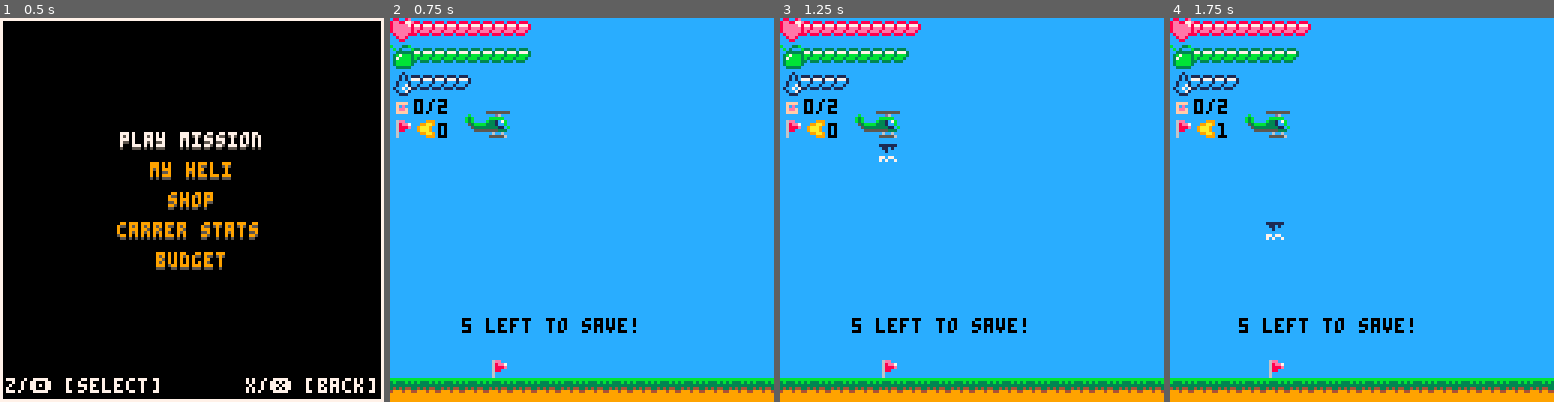
Above: before the commit, frames 1-4 (left to right).
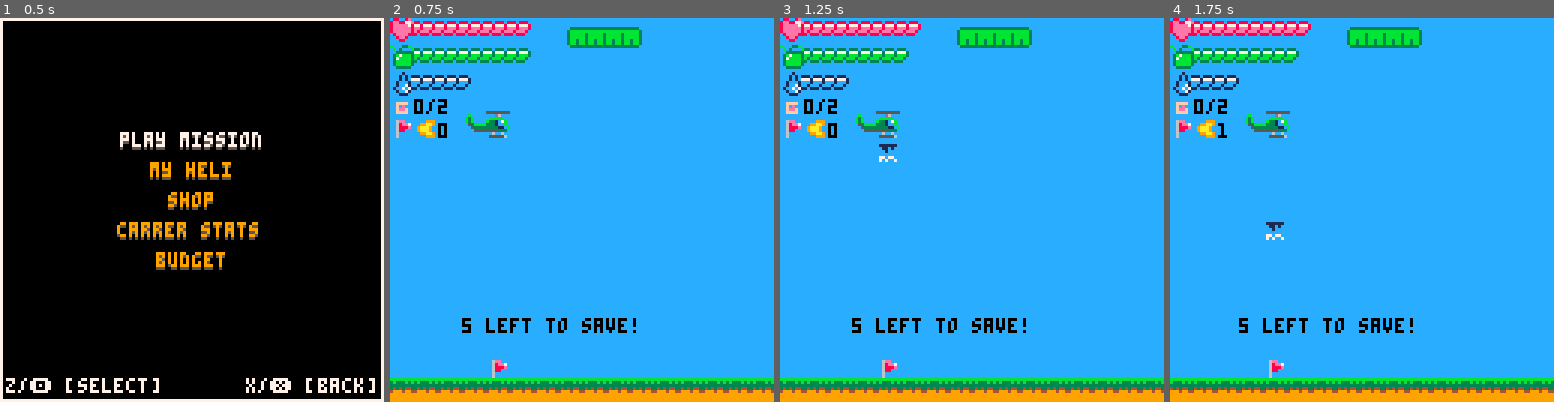
Above: after the commit, the same moments.

Repository: NinetiesPaul/PicoRescue
Game: PICO-8 cartridge picorescue.p8
Two runs of this game, one before a commit and one after it. Both use one fixed random seed, a clock stepped at 60 frames per second and the inputs below.
Inputs:
- Up to frame 1 (0.5 s): tap X (X key) at 0.33 s
- Up to frame 2 (0.75 s): tap O (Z key) at 0.7 s
- Up to frame 3 (1.25 s): tap X (X key) at 1.07 s
- Up to frame 4 (1.75 s): hold Right from 1.6 s (still down); tap O (Z key) at 1.7 s

Frame 1 is identical in both runs. In frame 2, 1.0% of the frame differs, in the area x 46-66%, y 2-8%; in frame 3, 1.0%; in frame 4, 1.0%.

Commit message:
messing with bars

Diff:
--- a/picorescue.p8
+++ b/picorescue.p8
@@ -245,6 +245,14 @@
 		end
 		spr(0,0,9)
 
+		pal(8,3)
+		pal(14,11)
+		rotor_fuel_bar_length = 22 -- player.rotor_fuel
+		rotor_fuel_bar_x1 = 60 -- player.rotor_fuel
+		rectfill(rotor_fuel_bar_x1,4,rotor_fuel_bar_x1 + rotor_fuel_bar_length,8, 14)
+		spr(028, 59, 2, 4, 4)
+		pal()
+
 		for i = 0, player.water_cap-1 do
 			spr(051,4+i*4,18)
 		end
@@ -950,13 +958,13 @@
 03bbbbb300d00d000000b00000000000006006000060060000600000005655555555555005655650000000000060060000000000005005000000000000000000
 0033333000dddd000000d00000000000055555600050050000600000000515515115150000511500000000000555556000000000011111500000000000000000
 088008e0bbbbbbbb0000000000000000000000000004200000b3b300777777770000000099aaaaa900b00000000d600000000000000000000000000000000000
-8ee8877e3b333b3b0000999000000000000000000004200003b33b30c7ccc7c70000000099aaaaa90b3b0000bbbbbb0000000000000000000000000000000000
-8eeeee78333333330099aa900707007000000000000420003b3bb3331cc1c1cc0000000099aaaaa90b3b000b3331c7b000000000000000000000000000000000
-8eeeeee83434344309aaa900077c77c00000000000042000b3bb33b3111c1c110002900099aaaaa90053bbb33331ccb000000000000000000000000000000000
-8eeeeee8499949940099aa900cccccc000000000000420003b33b333c1c1c1cc0029990099aaaaa900053333333311cb00000000000000000000000000000000
-08eeee8099999999000099900cc1ccc000000000000440003b3b33b3111111110299a99099aaaaa9000055555555333000000000000000000000000000000000
-008ee80099999999000000000c11c1c0000000000042420033b3b33311111111299aaa9999aaaaa9000000000060060000000000000000000000000000000000
-000880009999999900000000011111100000000004222220033333301111111199aaaaa999aaaaa9000000000555556000000000000000000000000000000000
+8ee8877e3b333b3b0000999000000000000000000004200003b33b30c7ccc7c70000000099aaaaa90b3b0000bbbbbb0008888888888888888888888800000000
+8eeeee78333333330099aa900707007000000000000420003b3bb3331cc1c1cc0000000099aaaaa90b3b000b3331c7b080000000000000000000000080000000
+8eeeeee83434344309aaa900077c77c00000000000042000b3bb33b3111c1c110002900099aaaaa90053bbb33331ccb080000080000080000080000080000000
+8eeeeee8499949940099aa900cccccc000000000000420003b33b333c1c1c1cc0029990099aaaaa900053333333311cb80000080000080000080000080000000
+08eeee8099999999000099900cc1ccc000000000000440003b3b33b3111111110299a99099aaaaa9000055555555333080080080080080080080080080000000
+008ee80099999999000000000c11c1c0000000000042420033b3b33311111111299aaa9999aaaaa9000000000060060080080080080080080080080080000000
+000880009999999900000000011111100000000004222220033333301111111199aaaaa999aaaaa9000000000555556008888888888888888888888800000000
 0000000000ffff0000ffff0000ffff0000ffff0000000000006d5076766635500000000066777776000000001111111100000000000000000000000000000000
 0000000000fcec00f0fcec0ff0fcec0000fcec0f00009990067cc5bbbbbbb3350000000066777776000000003133313100000000000000000000000000000000
 00ffff0000feef0050feef0550feef0000feef050099aa900dccc5bbbbbb33350000000066777776000000003333333300000000000000000000000000000000
